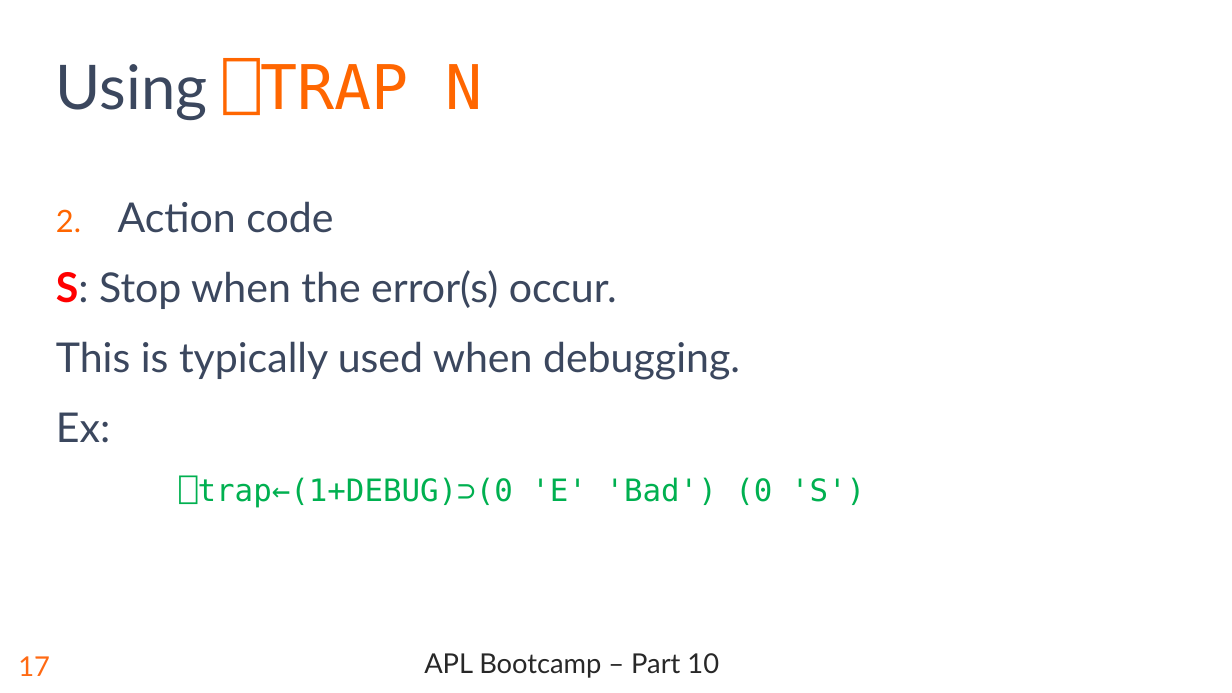
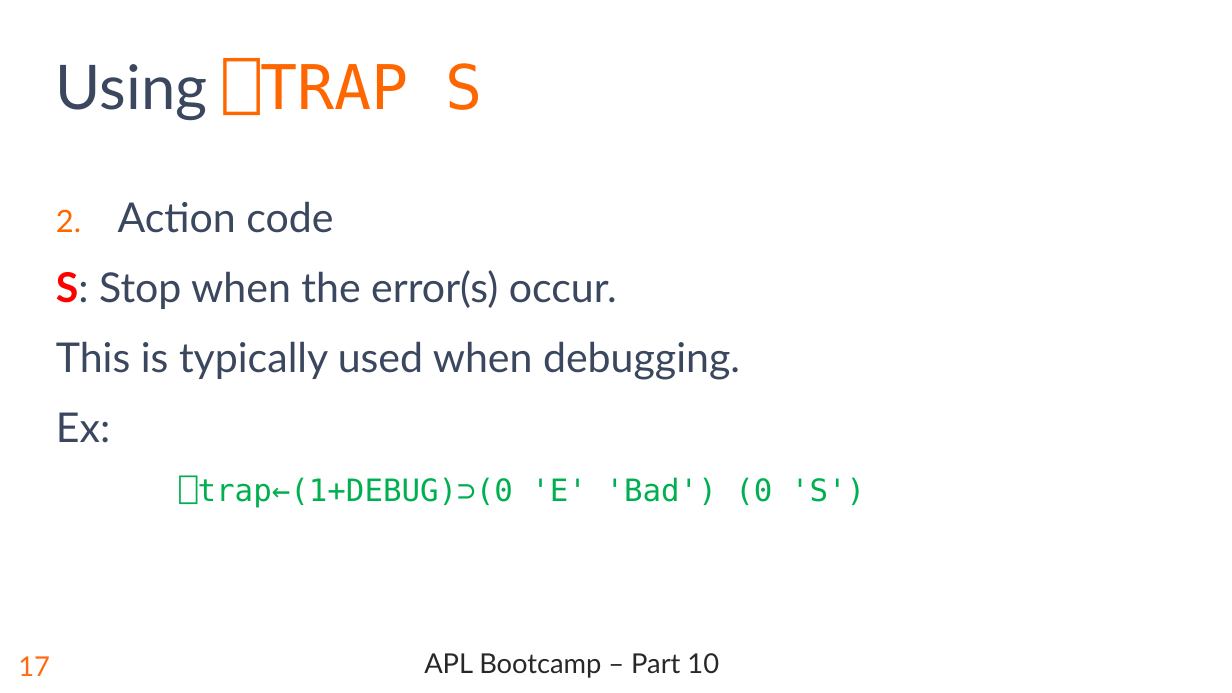
Before and after one commit to rikedyp/APLBootcamp, a slide deck: slide 18 of slides/APL_Bootcamp-part-10-errors.pptx. Drawn at 1232x693 pixels with LibreOffice and Linux fonts; fonts in the diff are those of the drawing; background and template pictures are left out. Boxes give left, top, right and bottom in pixels: in the first picture for what was removed or moved away, otherwise in the second. Text is boxed around its words. In the diff, an @@ line names an element or a change of style, - is before the commit and + after.

```diff
--- a/slides/APL_Bootcamp-part-10-errors.pptx
+++ b/slides/APL_Bootcamp-part-10-errors.pptx
@@ title at (x1=56, y1=60, x2=483, y2=121): text changed @@
-Using ⎕TRAP N
+Using ⎕TRAP S
```
Also in this commit, not shown: 1 other slide changed.
